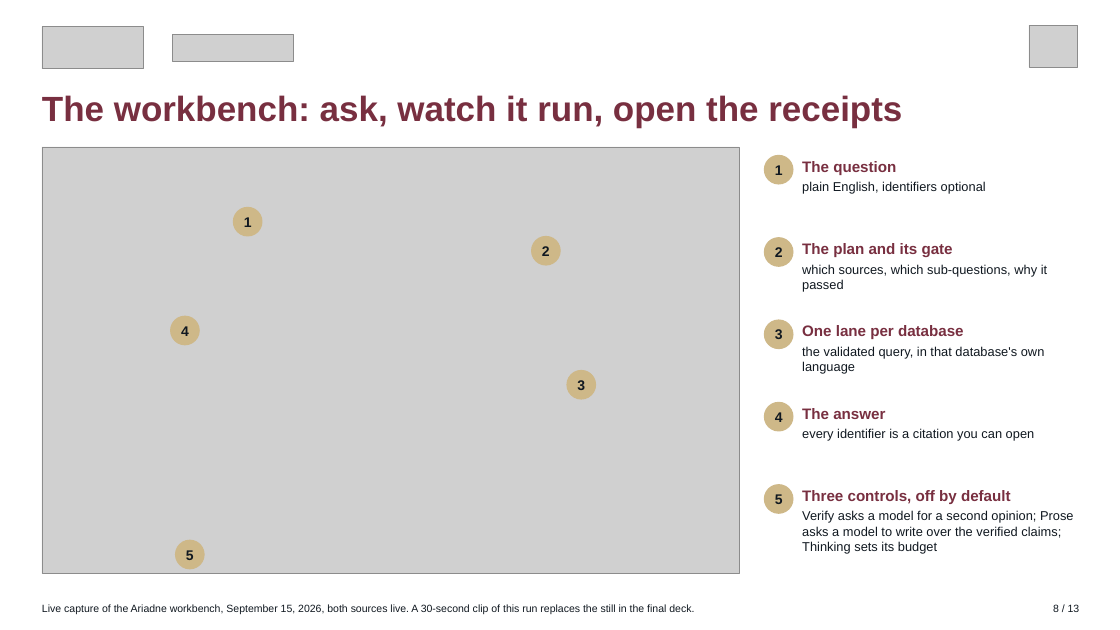
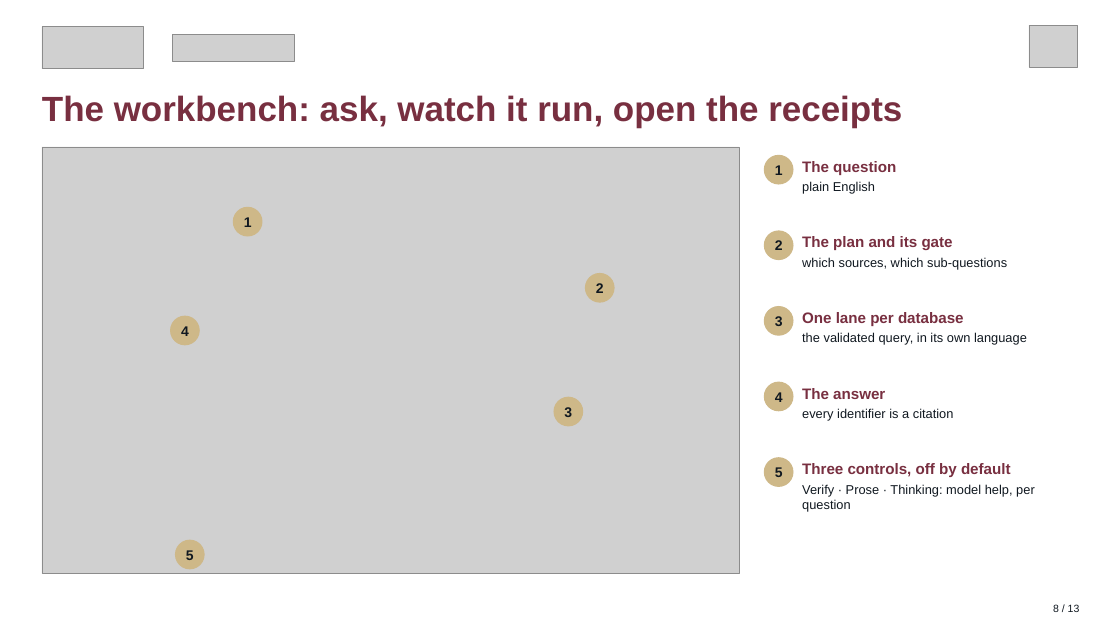
Before and after one commit to brendondgr/Ariadne, a slide deck: slide 8 of docs/showcase/Ariadne_Showcase.pptx. Drawn at 1120x630 pixels with LibreOffice and Linux fonts; fonts in the diff are those of the drawing; grey boxes stand for pictures. Boxes give left, top, right and bottom in pixels: in the first picture for what was removed or moved away, otherwise in the second. Text is boxed around its words. In the diff, an @@ line names an element or a change of style, - is before the commit and + after.

```diff
--- a/docs/showcase/Ariadne_Showcase.pptx
+++ b/docs/showcase/Ariadne_Showcase.pptx
@@ text at (x1=802, y1=181, x2=875, y2=194): text changed @@
-plain English, identifiers optional
+plain English
@@ 2 texts, 1 ellipse moved together from (x1=765, y1=238, x2=953, y2=266) to (x1=765, y1=231, x2=953, y2=260) @@
@@ text at (x1=802, y1=257, x2=1007, y2=270): text changed @@
-which sources, which sub-questions, why it passed
+which sources, which sub-questions
@@ text "2" moved from (x1=542, y1=246, x2=550, y2=256) to (x1=596, y1=283, x2=604, y2=293) @@
@@ ellipse moved from (x1=532, y1=236, x2=560, y2=265) to (x1=586, y1=274, x2=614, y2=302) @@
@@ 2 texts, 1 ellipse moved together from (x1=765, y1=320, x2=964, y2=349) to (x1=765, y1=307, x2=964, y2=335) @@
@@ text at (x1=802, y1=332, x2=1027, y2=345): text changed @@
-the validated query, in that database's own language
+the validated query, in its own language
@@ 2 texts, 1 ellipse moved together from (x1=765, y1=402, x2=885, y2=431) to (x1=765, y1=382, x2=885, y2=411) @@
@@ text "3" moved from (x1=577, y1=380, x2=585, y2=390) to (x1=564, y1=407, x2=572, y2=417) @@
@@ ellipse moved from (x1=567, y1=371, x2=596, y2=399) to (x1=555, y1=397, x2=583, y2=426) @@
@@ text at (x1=802, y1=408, x2=954, y2=421): text changed @@
-every identifier is a citation you can open
+every identifier is a citation
@@ 2 texts, 1 ellipse moved together from (x1=765, y1=485, x2=1011, y2=513) to (x1=765, y1=458, x2=1011, y2=486) @@
@@ text added at (x1=802, y1=484, x2=1035, y2=512), 11 pt, text #101820 @@
+Verify · Prose · Thinking: model help, per question
@@ text removed at (x1=802, y1=510, x2=1074, y2=554) @@
-Verify asks a model for a second opinion; Prose asks a model to write over the verified claims; Thinking sets its budget
@@ text removed at (x1=42, y1=604, x2=694, y2=614) @@
-Live capture of the Ariadne workbench, September 15, 2026, both sources live. A 30-second clip of this run replaces the still in the final deck.
```
Also in this commit, not shown: 10 other slides changed, 7 other files.
